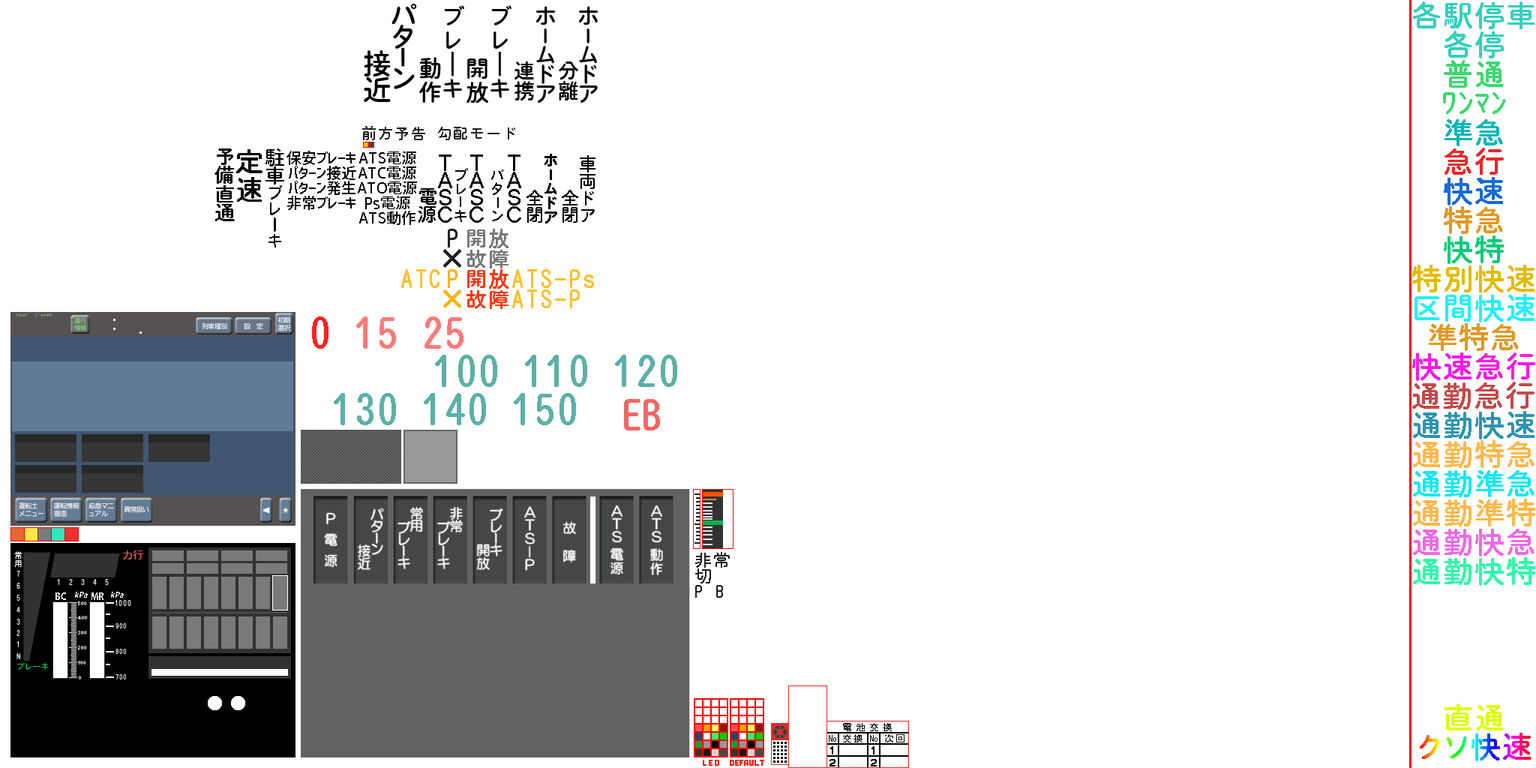
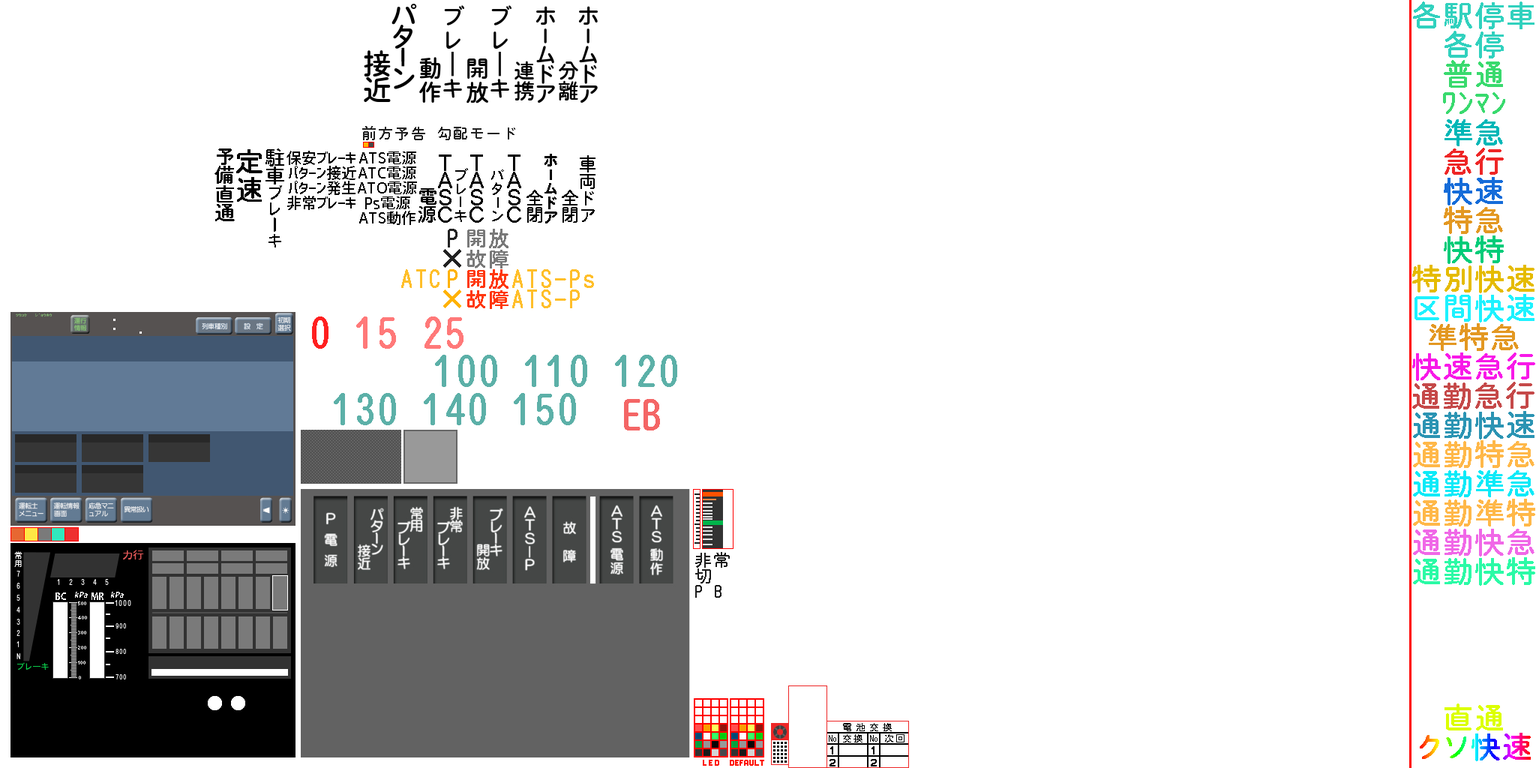
Comparing the layer stacks of the two 1536x768 images. Changes:
painted on "非常 ..." over box(714, 584, 723, 598)
